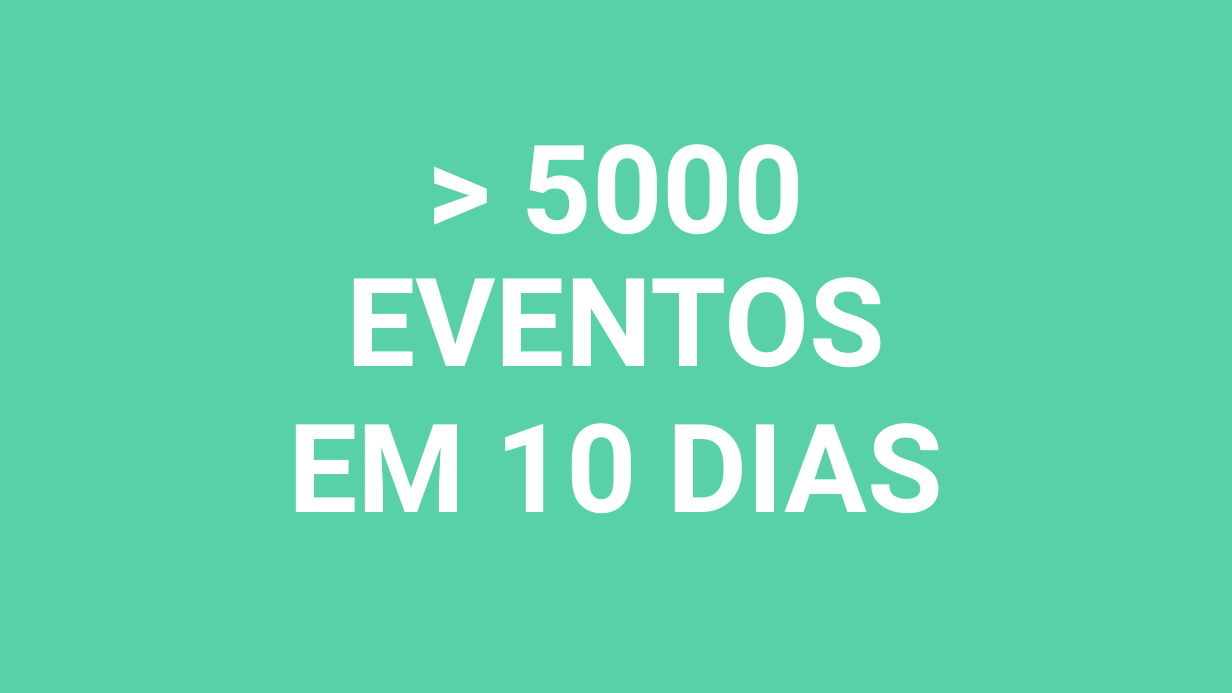
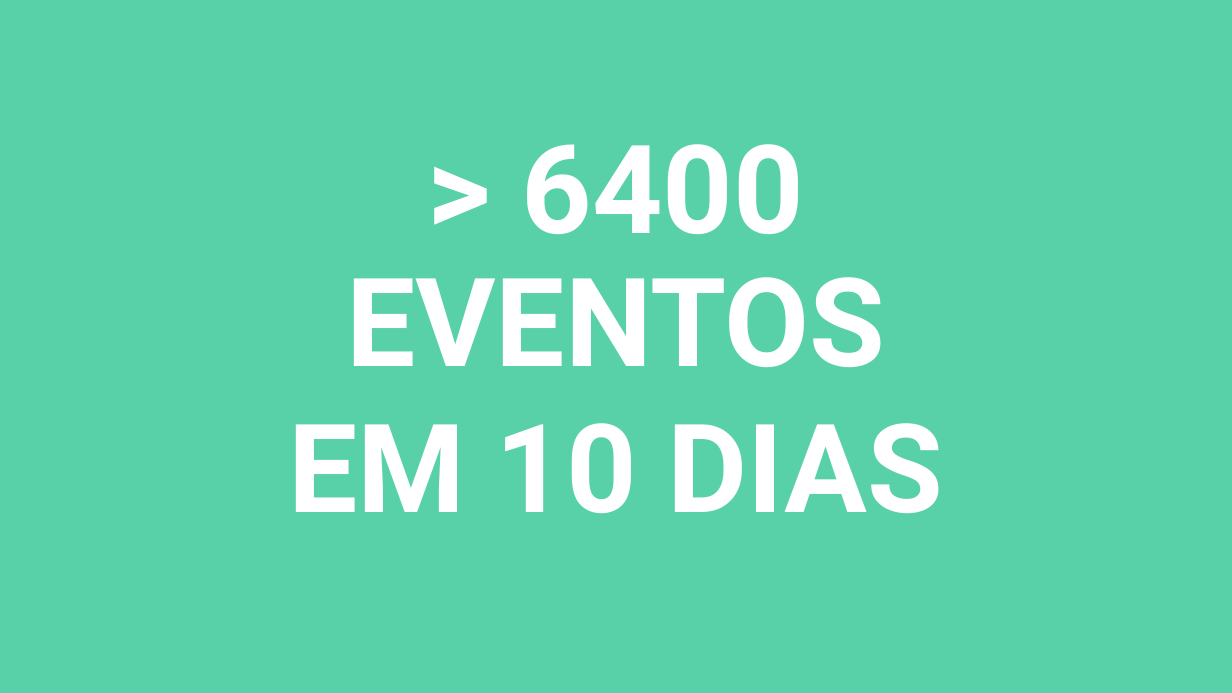
Before and after one commit to rnmourao/sxsw-ai-roster, a slide deck: slide 2 of sxsw.pptx. Drawn at 1232x693 pixels with LibreOffice and Linux fonts; fonts in the diff are those of the drawing. Boxes give left, top, right and bottom in pixels: in the first picture for what was removed or moved away, otherwise in the second. Text is boxed around its words. In the diff, an @@ line names an element or a change of style, - is before the commit and + after.

```diff
--- a/sxsw.pptx
+++ b/sxsw.pptx
@@ text at <box>346,144,885,367</box>: text changed @@
-> 5000 EVENTOS
+> 6400 EVENTOS
```
Also in this commit, not shown: 28 other files.
